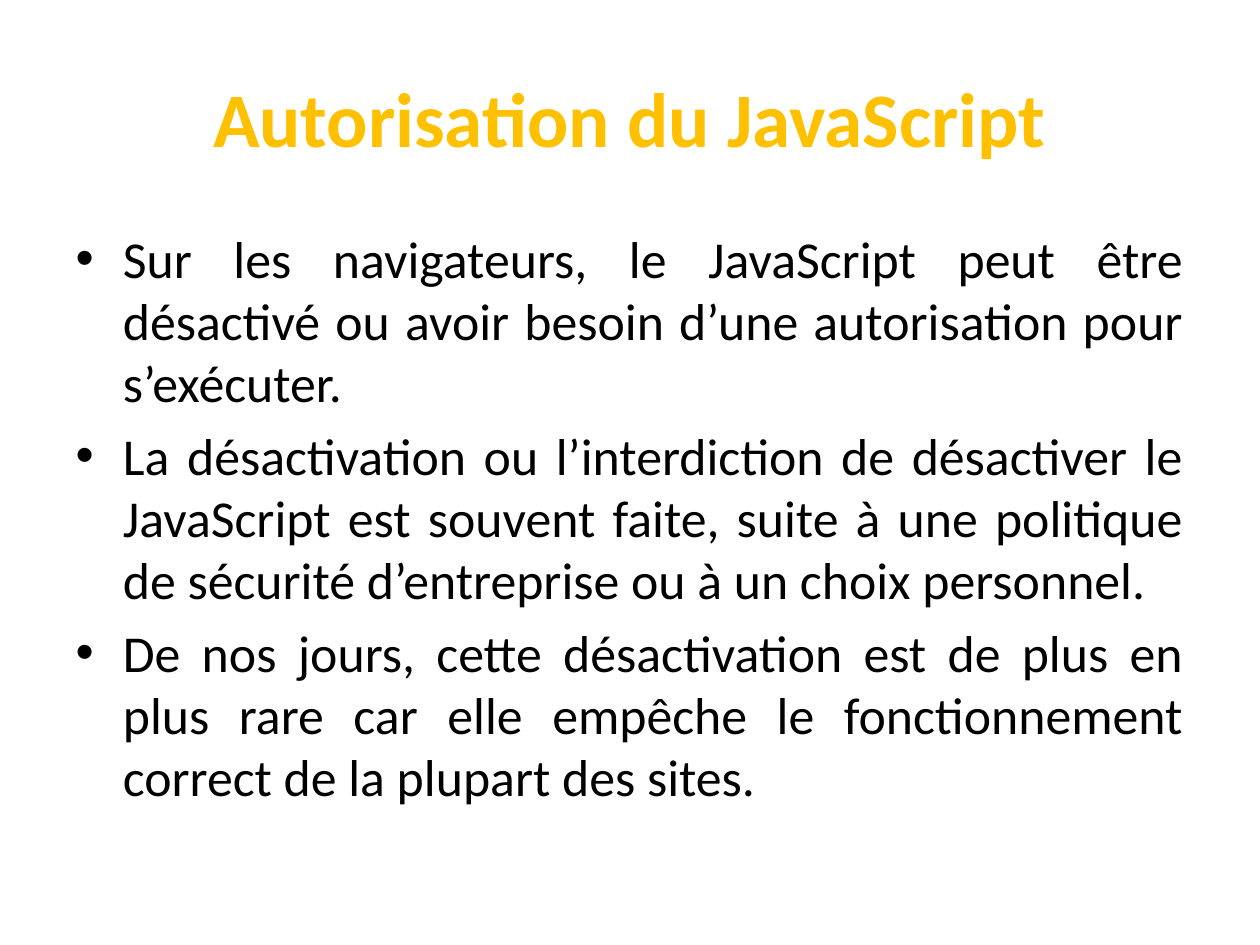
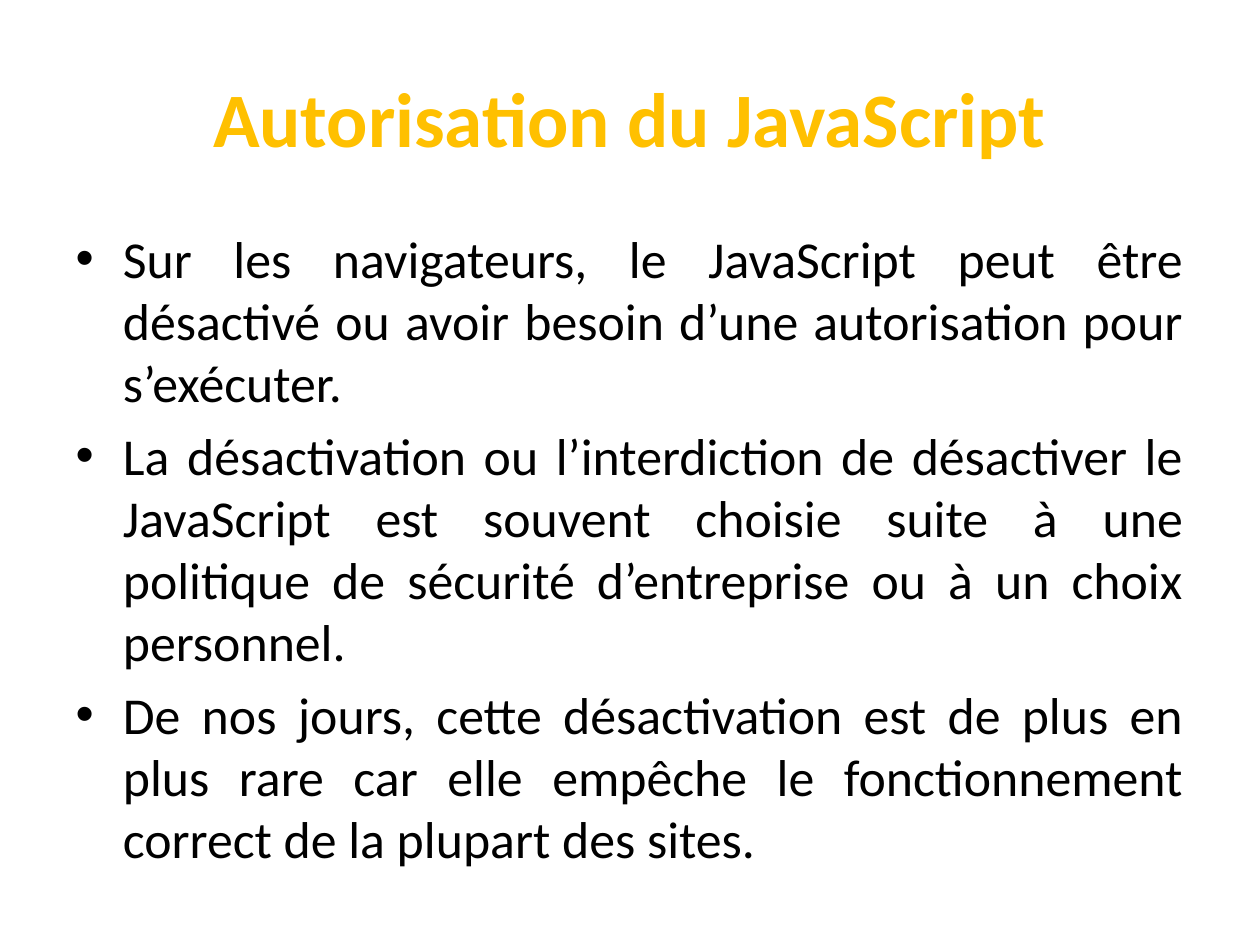
Before and after one commit to codeRoomMarseille/JavaScript_20180914, a slide deck: slide 8 of javascript.pptx. Drawn at 1260x945 pixels with LibreOffice and Linux fonts; fonts in the diff are those of the drawing. Boxes give left, top, right and bottom in pixels: in the first picture for what was removed or moved away, otherwise in the second. Text is boxed around its words. In the diff, an @@ line names an element or a change of style, - is before the commit and + after.

```diff
--- a/javascript.pptx
+++ b/javascript.pptx
@@ text at (123, 438, 1183, 670): text changed @@
-• La désactivation ou l’interdiction de désactiver le JavaScript est souvent faite, suite à une politique de sécurité d’entreprise ou à un choix personnel.
+• La désactivation ou l’interdiction de désactiver le JavaScript est souvent choisie suite à une politique de sécurité d’entreprise ou à un choix personnel.
```
Also in this commit, not shown: 11 other slides changed.
